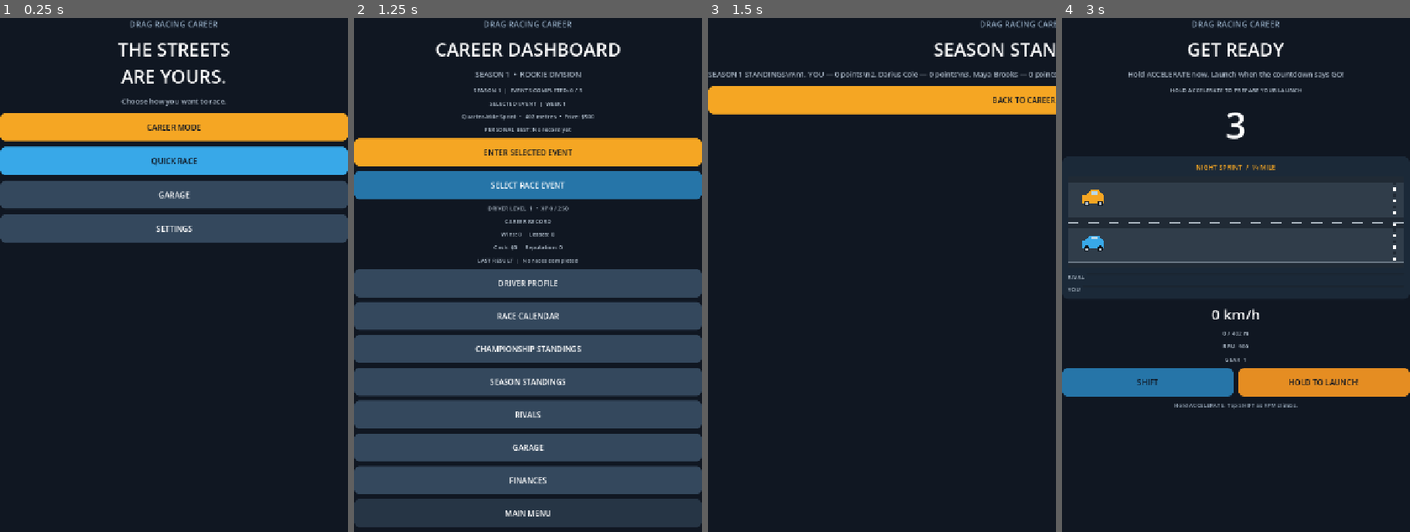
Above: before the commit, frames 1-4 (left to right).
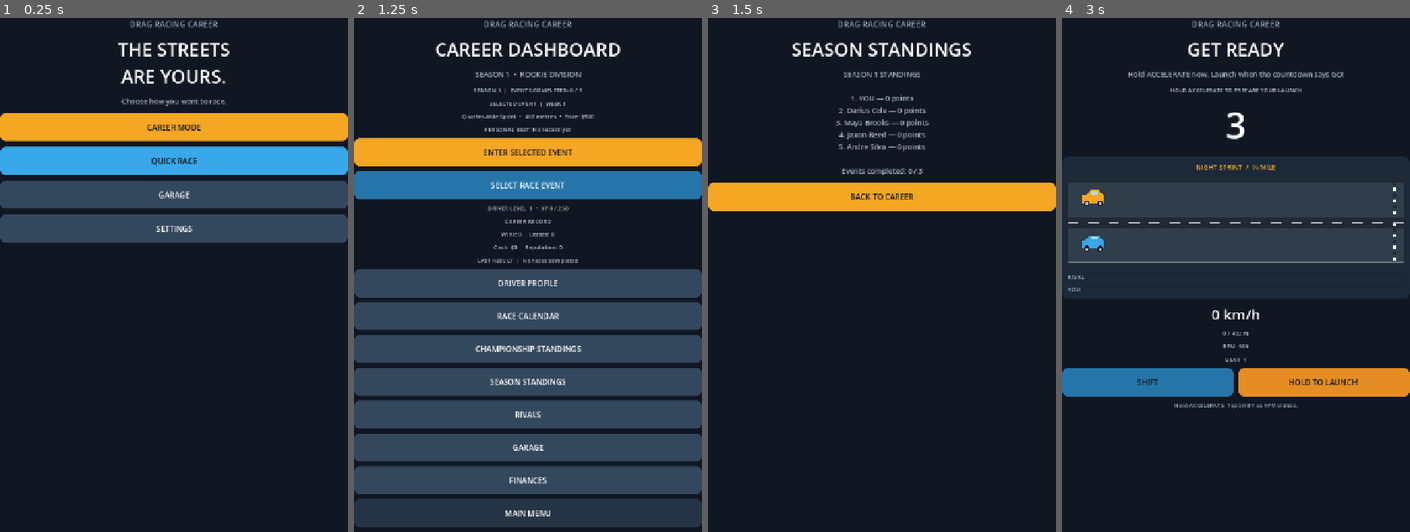
Above: after the commit, the same moments.

Repository: gleeshyyy/-Drag-Racing-Career
Game: Godot game, scene res://main.tscn
Two runs of this game, one before a commit and one after it. Both use one fixed random seed, a clock stepped at 60 frames per second and the inputs below.
Inputs:
- Up to frame 1 (0.25 s): no input
- Up to frame 2 (1.25 s): click "CAREER MODE" at 0.5 s
- Up to frame 3 (1.5 s): click "SEASON STANDINGS" at 1.25 s
- Up to frame 4 (3 s): click "BACK TO CAREER" at 2 s; click "ENTER SELECTED EVENT" at 2.75 s

Frames 1-2 are identical in both runs. In frame 3, 14% of the frame differs, in the area x 0-100%, y 0-38%; in frame 4, nothing differs.

Commit message:
Fix season standings line formatting

Diff:
--- a/main.gd
+++ b/main.gd
@@ -660,10 +660,10 @@
 	for name in rival_names:
 		rows.append({"name": name, "points": int(season_points.get(name, 0))})
 	rows.sort_custom(func(a: Dictionary, b: Dictionary) -> bool: return int(a["points"]) > int(b["points"]))
-	var body := "SEASON %d STANDINGS\\n\\n" % season_number
+	var body := "SEASON %d STANDINGS\n\n" % season_number
 	for index in range(rows.size()):
-		body += "%d. %s — %d points\\n" % [index + 1, str(rows[index]["name"]), int(rows[index]["points"])]
-	body += "\\nEvents completed: %d / %d" % [season_events_completed.size(), _event_catalog().size()]
+		body += "%d. %s — %d points\n" % [index + 1, str(rows[index]["name"]), int(rows[index]["points"])]
+	body += "\nEvents completed: %d / %d" % [season_events_completed.size(), _event_catalog().size()]
 	_show_subpage("SEASON STANDINGS", body, "BACK TO CAREER")
 
 func _show_standings() -> void:
